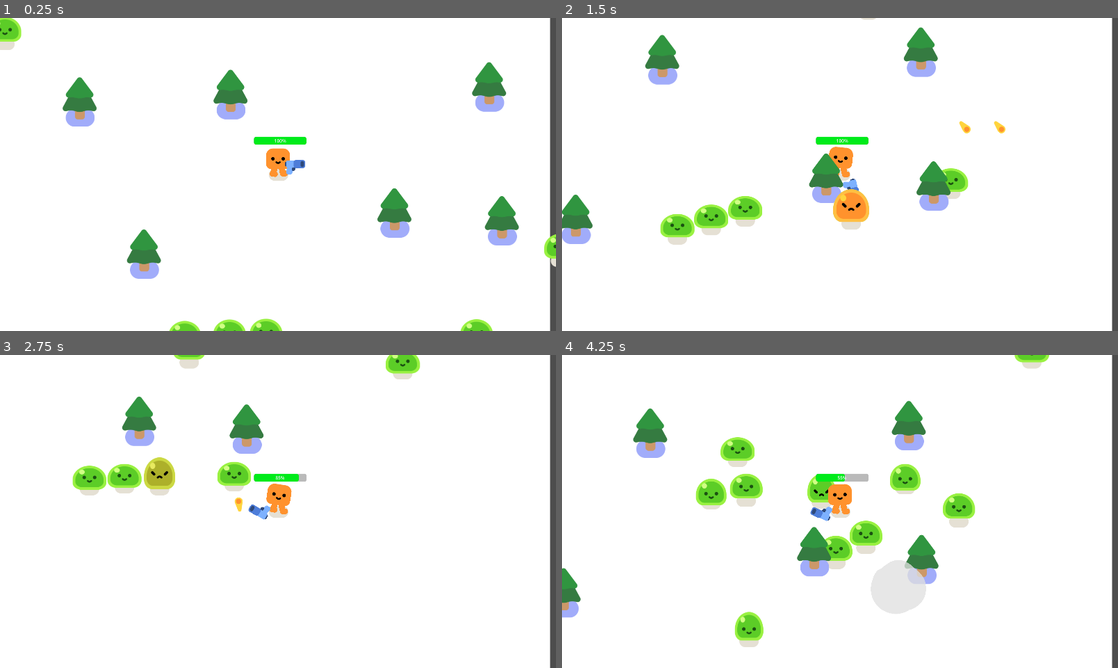
Above: before the commit, frames 1-4 (two rows, left to right).
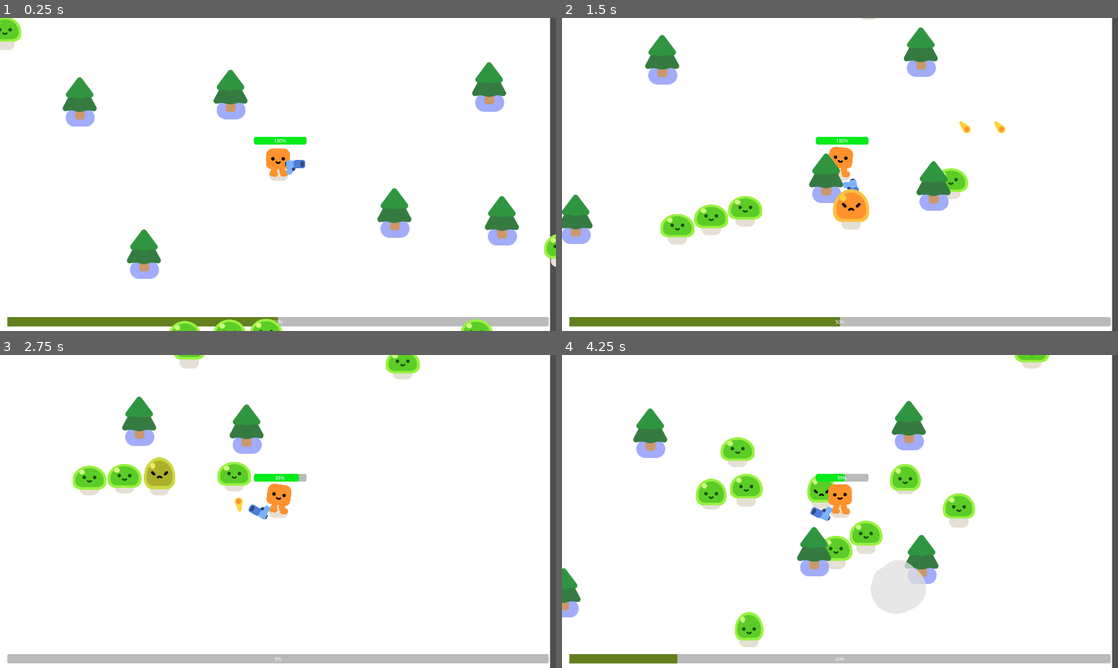
Above: after the commit, the same moments.

Repository: klausgreiner/godot_survival
Game: Godot game, scene res://survivor_game.tscn
The game is run twice, just before and just after one commit, with the same random seed, the same clock (stepped at 60 frames per second) and the same inputs.
Inputs:
- Up to frame 1 (0.25 s): no input
- Up to frame 2 (1.5 s): hold D (move_right) 0.53-1.28 s; hold S (move_down) from 1.28 s (still down)
- Up to frame 3 (2.75 s): release S (move_down) at 2.03 s; hold D (move_right) from 2.03 s (still down)
- Up to frame 4 (4.25 s): release D (move_right) at 2.78 s; hold W (move_up) 2.78-3.53 s; hold A (move_left) from 3.53 s (still down)

The runs differ from the first frame. In frame 1, 2.6% of the frame differs, in the area x 1-99%, y 95-99%; in frame 2, 2.9%; in frame 3, 2.8%; in frame 4, 2.9%.

Commit message:
Add experience system and

Diff:
--- a/mob.gd
+++ b/mob.gd
@@ -3,6 +3,7 @@
 @onready var player = get_node("/root/Game/Player")
 
 var health = 3
+var experienceGiven = 10
 
 func _ready():
 	%Slime.play_walk()
@@ -21,3 +22,4 @@
 		var smoke = SMOKE_SCENE.instantiate()
 		get_parent().add_child(smoke)
 		smoke.global_position = global_position
+		player.addExperience(10)
--- a/player.gd
+++ b/player.gd
@@ -1,6 +1,9 @@
 extends CharacterBody2D
 signal health_depleted
 var health = 100.0
+var experience = 0.0
+var currentLevel = 0.0
+
 
 func _physics_process(delta: float) -> void:
 	var direction = Input.get_vector("move_left","move_right","move_up","move_down")
@@ -18,3 +21,11 @@
 		%ProgressBar.value = health
 		if health <= 0.0:
 			health_depleted.emit()
+
+func addExperience(expBase):
+	experience += expBase / currentLevel
+	if experience > 100:
+		currentLevel += 1
+		experience = 0
+
+	%Experience.value = experience
--- a/player.tscn
+++ b/player.tscn
@@ -16,6 +16,9 @@
 corner_radius_top_right = 8
 corner_radius_bottom_right = 8
 corner_radius_bottom_left = 8
+
+[sub_resource type="StyleBoxFlat" id="StyleBoxFlat_nl25g"]
+bg_color = Color(0.387485, 0.500287, 0.123587, 1)
 
 [node name="Player" type="CharacterBody2D"]
 script = ExtResource("1_57bwy")
@@ -51,3 +54,12 @@
 offset_bottom = -103.0
 theme_override_styles/fill = SubResource("StyleBoxFlat_nt4cq")
 value = 100.0
+
+[node name="Experience" type="ProgressBar" parent="."]
+unique_name_in_owner = true
+offset_left = -935.0
+offset_top = 492.0
+offset_right = 935.0
+offset_bottom = 524.0
+theme_override_styles/fill = SubResource("StyleBoxFlat_nl25g")
+value = 50.0
Not shown, added: endscreen.png.import
Not shown, added: gamescreen.png.import
Not shown: 1 places in player.tscn that only renumber resources
